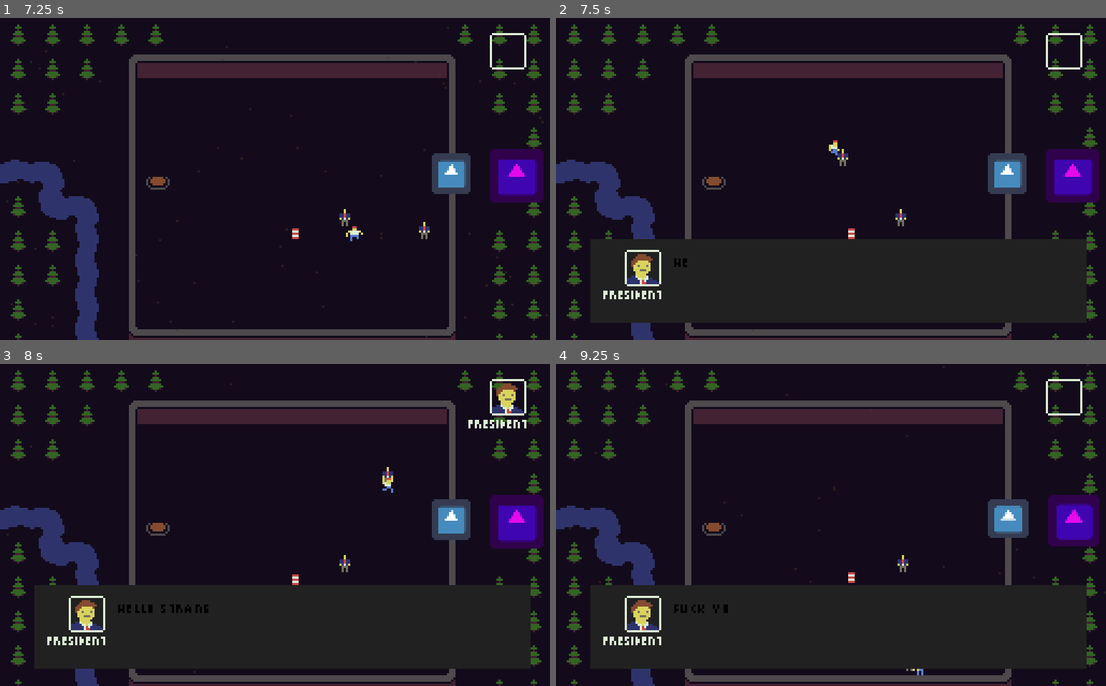
Above: before the commit, frames 1-4 (two rows, left to right).
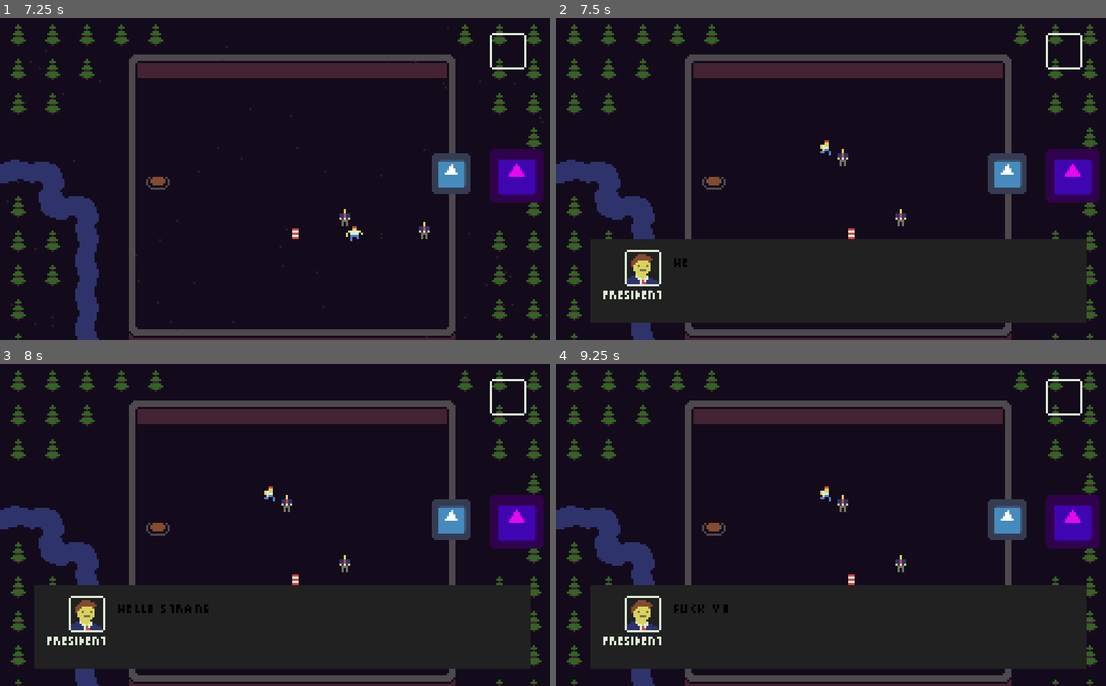
Above: after the commit, the same moments.

Repository: ElkkuTheBaws/ldjam46
Game: Godot game, scene res://Levels/Level0.tscn
The game is run twice, just before and just after one commit, with the same random seed, the same clock (stepped at 60 frames per second) and the same inputs. This scene is started directly instead of the project's main scene. The engine's default icon, where the game draws it, is replaced by a stand-in: a white triangle on a blue panel in a dark square.
Inputs:
- Up to frame 1 (7.25 s): tap Enter (ui_accept) at 0.5, 0.77, 1.52, 2.75, 3.02, 3.77, 4.52, 6.02, 6.77 s; hold Right (ui_right) 0.53-1.28 s; hold E (ui_pick) 0.53-1.28 s; hold Down (ui_down) 1.28-2.03 s; tap E (ui_pick) every 1.5 s from 1.35 to 5.85 s; hold Right (ui_right) 2.03-2.78 s; hold E (ui_pick) 2.03-2.78 s; hold Up (ui_up) 2.78-3.53 s; hold E (ui_pick) 3.53-4.28 s; hold Left (ui_left) 3.53-5.03 s; hold Down (ui_down) 5.03-5.78 s; hold E (ui_pick) 5.03-5.78 s; hold Right (ui_right) 5.78-6.53 s; hold Up (ui_up) from 6.53 s (still down); hold E (ui_pick) from 6.53 s (still down)
- Up to frame 2 (7.5 s): tap R (Reset) at 7.25 s; release Up (ui_up) at 7.28 s; release E (ui_pick) at 7.28 s; hold Right (ui_right) from 7.28 s (still down); tap E (ui_pick) at 7.35 s
- Up to frame 3 (8 s): keep holding Right (ui_right); tap Enter (ui_accept) at 7.52 s
- Up to frame 4 (9.25 s): release Right (ui_right) at 8.03 s; hold Down (ui_down) 8.03-8.78 s; hold E (ui_pick) 8.03-8.78 s; hold Left (ui_left) from 8.78 s (still down); tap E (ui_pick) at 8.85 s; tap Enter (ui_accept) at 9.02 s

Frame 1 is identical in both runs. In frame 2, 0.1% of the frame differs, in the area x 48-52%, y 38-43%; in frame 3, 0.7%; in frame 4, 0.8%, in the area x 7-99%, y 1-97%.

Commit message:
Pause when dialog is playing

Diff:
--- a/Levels/Level0.tscn
+++ b/Levels/Level0.tscn
@@ -64,6 +64,7 @@
 [node name="Goal" parent="." instance=ExtResource( 9 )]
 position = Vector2( 240.549, 73.3457 )
 scale = Vector2( 0.38, 0.38 )
+dialog = [ "Maybe I should get the president first" ]
 
 [node name="CanvasLayer" type="CanvasLayer" parent="."]
 pause_mode = 2
@@ -84,3 +85,4 @@
 [connection signal="screen_shake" from="Player" to="View" method="_on_Player_screen_shake"]
 [connection signal="say" from="President" to="CanvasLayer/DialogBox" method="_on_say"]
 [connection signal="say" from="President2" to="CanvasLayer/DialogBox" method="_on_say"]
+[connection signal="say" from="Goal" to="CanvasLayer/DialogBox" method="_on_say"]
--- a/Objects/Goal.gd
+++ b/Objects/Goal.gd
@@ -2,6 +2,8 @@
 
 
 export var next_level = 1
+export (Array, String) var dialog
+signal say(dialog, talker)
 
 # Called when the node enters the scene tree for the first time.
 func _ready() -> void:
@@ -17,4 +19,4 @@
 		if body.hasObject and body.picked.get_class() == "President":
 			get_tree().change_scene("res://Levels/Level"+ str(next_level)+ ".tscn")
 		else:
-			print("you don't have the president you idiot")
+			emit_signal("say", dialog, player)
--- a/UI/DialogBox.gd
+++ b/UI/DialogBox.gd
@@ -8,6 +8,7 @@
 onready var sprite = get_node("Sprite")
 var page = 0
 var talking = false
+var wait = false
 
 
 # Called when the node enters the scene tree for the first time.
@@ -17,6 +18,7 @@
 
 func reset():
 	page = 0
+	wait = true
 	visible = 0
 	timer.stop()
 	dialog = null
@@ -29,6 +31,7 @@
 		if textLabel.get_visible_characters() > textLabel.get_total_character_count():
 			if page == dialog.size() -1:
 				reset()
+				get_tree().paused = false
 			if talking and not dialog == null and page < dialog.size() - 1:
 				page += 1
 				textLabel.set_text(dialog[page])
@@ -44,6 +47,9 @@
 
 func _on_say(textdialog, talker) -> void:
 	if not talking:
+		if wait:
+			wait = false
+			return
 		dialog = textdialog
 		if talker.get_class() == "President":
 			sprite.texture = spritePresident
@@ -53,3 +59,4 @@
 		set_process_input(true)
 		talking = true
 		timer.start()
+		get_tree().paused = true
